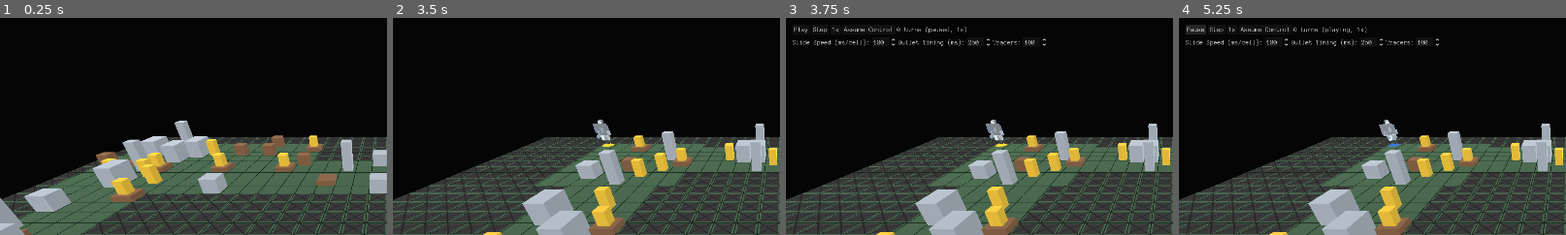
Above: before the commit, frames 1-4 (left to right).
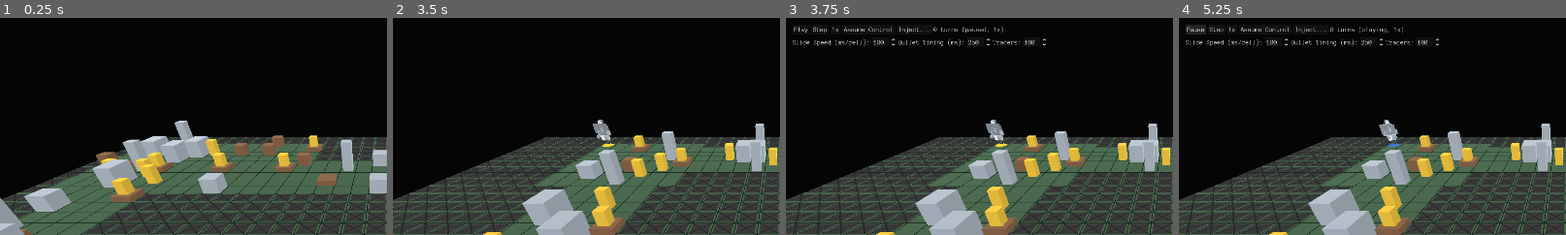
Above: after the commit, the same moments.

Repository: NotUserFriendly/HulkBreakers
Game: Godot game, scene res://src/view/battle_scene.tscn
Same seed, same stepped clock (60 frames per second), same inputs: the game is played once before the commit and once after it.
Inputs (mouse positions are % of the whole screen's width and height, from its top left):
- Up to frame 1 (0.25 s): no input
- Up to frame 2 (3.5 s): click "New Battle" at 0.5 s; click "New Battle" at 1.25 s; click "Inspect" at 2 s; click "Repair" at 2.75 s
- Up to frame 3 (3.75 s): click "Watch" at 3.5 s
- Up to frame 4 (5.25 s): click (17, 3) at 4.25 s, where only the run after the commit has a clickable "Inject..."; click "Play" at 5 s
The pictures show only the part of the screen within x 0-50%, y 0-50%; the shares and areas given below are measured in that part.

Frames 1-2 are identical in both runs. In frame 3, 0.3% of the frame differs, in the area x 28-57%, y 4-8%; in frame 4, 0.2%.

Commit message:
Taskblock 29 Pass D: the spectator injection hook
SpectatorOverlay.bout_injector is constructed in setup() against the
same live combat_state, and an "Inject..." button opens a small, real
debug menu (three representative verbs: force current unit, set HP to 0,
force overwatch arm) targeting whichever unit _update_hover last found
under the cursor. Every menu item calls straight into bout_injector — no
bespoke UI-only mutation, no parallel path.

Programmatic injection stays the primary path (the menu is a thin
convenience wrapper, per the taskblock's own framing): tests prove an
injection applied while paused is visible on the very next step, and
that playback proceeds normally afterward. The routing/guard test from
Pass C gets its sibling here — spectator_overlay.gd is confirmed (by
source) to be the one file that DOES reference BoutInjector.

Diff:
--- a/src/view/overlays/spectator_overlay.gd
+++ b/src/view/overlays/spectator_overlay.gd
@@ -39,6 +39,14 @@
 var log_label: RichTextLabel
 var log_sink: HierarchicalUiSink
 
+## taskblock-29 Pass D: the ONE debug/spectator context this ever gets
+## constructed in — CLAUDE.md "no parallel systems": every button below
+## calls straight into this, never a bespoke direct mutation of its own.
+## `SquadControlOverlay`/`TacticsController` (the real player path) never
+## reference `BoutInjector` at all (test_bout_injector_determinism.gd's
+## own routing/guard test proves it from source).
+var bout_injector: BoutInjector
+
 ## taskblock-21 Pass B: "clicking a bot during a bout pauses the bout and
 ## opens the inspect panel on that bot. Closing it resumes." Supersedes
 ## tb17 C's hover-tooltip entirely — `UnitPicker.hit()` (a plain static
@@ -61,6 +69,13 @@
 ## the inspect panel — "closing it resumes" must never START auto-play for
 ## someone who had already paused by hand before clicking a unit.
 var _was_playing_before_inspect: bool = false
+## Whichever unit `_update_hover` last found under the cursor — the
+## injection menu's own implicit "target," the same "whichever unit the
+## cursor is actually over" concept `_update_hover` already tracks
+## visually (highlight), just also remembered here since the debug menu
+## needs to know WHO by the time it's actually clicked open.
+var _hovered_unit: Unit = null
+var _inject_menu: PopupMenu = null
 
 
 ## `battle.combat_state`/`battle.mission` are already the freshly-built
@@ -75,6 +90,7 @@
 	resolution_player = ResolutionPlayer.new()
 	add_child(resolution_player)
 	resolution_player.setup(battle)
+	bout_injector = BoutInjector.new(battle.combat_state)
 
 	_build_ui()
 	battle.combat_state.combat_log.add_sink(log_sink)
@@ -154,6 +170,7 @@
 	var hit: Dictionary = UnitPicker.hit(battle.combat_state.units, from, dir)
 	var hovered_unit: Unit = hit.unit as Unit if not hit.is_empty() else null
 	var hovered_part: Part = hit.part as Part if not hit.is_empty() else null
+	_hovered_unit = hovered_unit
 	for view: HitVolumeView in battle.unit_views:
 		if view.unit == hovered_unit:
 			view.highlight_part(hovered_part)
@@ -289,6 +306,16 @@
 	assume_control_button.text = "Assume Control"
 	assume_control_button.pressed.connect(battle.toggle_blue_control)
 	controls.add_child(assume_control_button)
+
+	# taskblock-29 Pass D: "programmatic injection is the primary path...
+	# the spectator UI is a convenience wrapper over the same BoutInjector
+	# calls, not a separate path" — every item below calls straight into
+	# `bout_injector`, targeting whichever unit `_update_hover` last found
+	# under the cursor.
+	var inject_button := Button.new()
+	inject_button.text = "Inject..."
+	inject_button.pressed.connect(_open_inject_menu)
+	controls.add_child(inject_button)
 
 	_status_label = Label.new()
 	controls.add_child(_status_label)
@@ -400,3 +427,44 @@
 		next_speed = 4.0
 	set_speed(next_speed)
 	_speed_button.text = "%.0fx" % next_speed
+
+
+## taskblock-29 Pass D: a real, deliberately small debug menu — a handful
+## of representative verbs (the taskblock's own worked examples: force
+## current, force a state, force overwatch), not a full form-builder for
+## every `BoutInjector` verb. A silent no-op with nothing hovered: there's
+## no target to open the menu against, same posture InspectPanel's own
+## debug menu takes when nothing is selected.
+func _open_inject_menu() -> void:
+	if _hovered_unit == null:
+		return
+	if _inject_menu != null:
+		_inject_menu.queue_free()
+	_inject_menu = PopupMenu.new()
+	add_child(_inject_menu)
+	_inject_menu.add_item("[*] Force Current Unit", 0)
+	_inject_menu.add_item("[*] Set HP to 0 (root part)", 1)
+	_inject_menu.add_item("[*] Force Overwatch Arm (first weapon)", 2)
+	_inject_menu.id_pressed.connect(_on_inject_menu_id_pressed.bind(_hovered_unit))
+	_inject_menu.close_requested.connect(_inject_menu.queue_free)
+	_inject_menu.id_pressed.connect(_inject_menu.queue_free, CONNECT_DEFERRED)
+	var mouse_pos: Vector2 = get_viewport().get_mouse_position()
+	_inject_menu.popup(Rect2i(Vector2i(mouse_pos), Vector2i.ZERO))
+
+
+## Every branch here calls straight into `bout_injector` — the exact
+## `BoutInjector` API programmatic/scripted use already calls, never a
+## bespoke UI-only mutation of its own (taskblock-29 Pass D: "the
+## spectator UI is a convenience wrapper over the same BoutInjector
+## calls, not a separate path").
+func _on_inject_menu_id_pressed(id: int, target: Unit) -> void:
+	match id:
+		0:
+			bout_injector.force_current_unit(target)
+		1:
+			bout_injector.set_part_hp(target, target.shell.root.id, 0)
+		2:
+			var weapon: Part = DeepStrike.find_operable_weapon(target)
+			if weapon != null:
+				bout_injector.force_overwatch_arm(target, weapon.id)
+	_refresh_status()
--- a/test/unit/debug/test_bout_injector_determinism.gd
+++ b/test/unit/debug/test_bout_injector_determinism.gd
@@ -26,6 +26,17 @@
 			source.contains("BoutInjector"),
 			"%s must never reference BoutInjector — a real player bout can't reach it" % path
 		)
+
+
+## taskblock-29 Pass D: the sibling of the guard test above — the ONE
+## legitimate debug/spectator context this ever gets constructed in.
+func test_bout_injector_is_referenced_by_the_spectator_overlay() -> void:
+	var file := FileAccess.open("res://src/view/overlays/spectator_overlay.gd", FileAccess.READ)
+	assert_not_null(file)
+	assert_true(
+		file.get_as_text().contains("BoutInjector"),
+		"the spectator overlay is the one legitimate debug/spectator context for this"
+	)
 
 
 func _make_unit(id_hint: String, cell: Vector2i, squad: int) -> Unit:
--- a/test/unit/view/overlays/test_spectator_overlay.gd
+++ b/test/unit/view/overlays/test_spectator_overlay.gd
@@ -450,3 +450,98 @@
 
 	assert_eq(spectated.mission.outcome, bare.mission.outcome)
 	assert_eq(overlay.runner.turns_taken, bare_runner.turns_taken)
+
+
+## taskblock-29 Pass D: the spectator injection hook. "Programmatic
+## injection is the primary path... the spectator UI is a convenience
+## wrapper over the same BoutInjector calls, not a separate path."
+
+
+func test_setup_wires_a_bout_injector_against_the_same_live_state() -> void:
+	var overlay: SpectatorOverlay = _spectate(_bout())
+
+	assert_not_null(overlay.bout_injector)
+	assert_eq(overlay.bout_injector.state, overlay.battle.combat_state)
+
+
+## The menu handler must call the exact same `BoutInjector` method a
+## programmatic caller would — proven two ways: the state mutates exactly
+## like a direct call would, AND the real `&"inject"` log event (the one
+## `_guard`/`_log_injection` gate every verb goes through) actually fires,
+## so this can never be a UI-only bypass of the real channel.
+func test_inject_menu_force_current_unit_calls_the_real_bout_injector_api() -> void:
+	var built: Dictionary = _bout()
+	var overlay: SpectatorOverlay = _spectate(built)
+	var enemy: Unit = built.state.find_unit(1)
+	var sink := MemorySink.new()
+	built.state.combat_log.add_sink(sink)
+
+	overlay._on_inject_menu_id_pressed(0, enemy)
+
+	assert_eq(built.state.current_unit(), enemy)
+	var events: Array[LogEvent] = sink.events_of_kind(&"inject")
+	assert_eq(events.size(), 1)
+	assert_eq(events[0].data.get("verb"), &"force_current_unit")
+
+
+func test_inject_menu_set_hp_to_zero_calls_the_real_bout_injector_api() -> void:
+	var built: Dictionary = _bout()
+	var overlay: SpectatorOverlay = _spectate(built)
+	var enemy: Unit = built.state.find_unit(1)
+	assert_gt(enemy.shell.root.hp, 0, "sanity: the target starts alive")
+
+	overlay._on_inject_menu_id_pressed(1, enemy)
+
+	assert_eq(enemy.shell.root.hp, 0)
+	assert_true(built.state.was_injected)
+
+
+func test_inject_menu_force_overwatch_arm_calls_the_real_bout_injector_api() -> void:
+	var built: Dictionary = _bout()
+	var overlay: SpectatorOverlay = _spectate(built)
+	var jerry: Unit = built.state.find_unit(0)
+	assert_eq(jerry.overwatch_weapon_id, &"")
+
+	overlay._on_inject_menu_id_pressed(2, jerry)
+
+	assert_ne(jerry.overwatch_weapon_id, &"", "must have found and armed jerry's own weapon")
+
+
+## "The injection channel is unreachable from a normal player-controlled
+## overlay" — this overlay is the one legitimate place it IS reachable.
+func test_open_inject_menu_is_a_noop_with_nothing_hovered() -> void:
+	var overlay: SpectatorOverlay = _spectate(_bout())
+	assert_null(overlay._hovered_unit, "sanity: nothing hovered yet")
+
+	overlay._open_inject_menu()
+
+	assert_null(overlay._inject_menu, "no target to open the menu against — a silent no-op")
+
+
+## taskblock-29 Pass D's own TESTS bar: "an injection applied while the
+## spectator is paused is visible on the next step."
+func test_an_injection_applied_while_paused_is_visible_on_the_next_step() -> void:
+	var built: Dictionary = _bout()
+	var overlay: SpectatorOverlay = _spectate(built)
+	var enemy: Unit = built.state.find_unit(1)
+	assert_false(overlay.playing, "sanity: a fresh overlay starts paused")
+
+	overlay.bout_injector.force_current_unit(enemy)
+	await overlay.step_once()
+
+	assert_eq(overlay.runner.last_unit, enemy, "the forced current unit must be who acted")
+
+
+## "Playback after injection proceeds normally" — the bout keeps running
+## turn after turn, same as an un-injected one, once the forced state is
+## applied.
+func test_playback_proceeds_normally_after_an_injection() -> void:
+	var built: Dictionary = _bout()
+	var overlay: SpectatorOverlay = _spectate(built)
+
+	overlay.bout_injector.set_ap(built.state.find_unit(0), 0)
+	await overlay.step_once()
+	assert_eq(overlay.runner.turns_taken, 1)
+
+	await overlay.step_once()
+	assert_eq(overlay.runner.turns_taken, 2)
